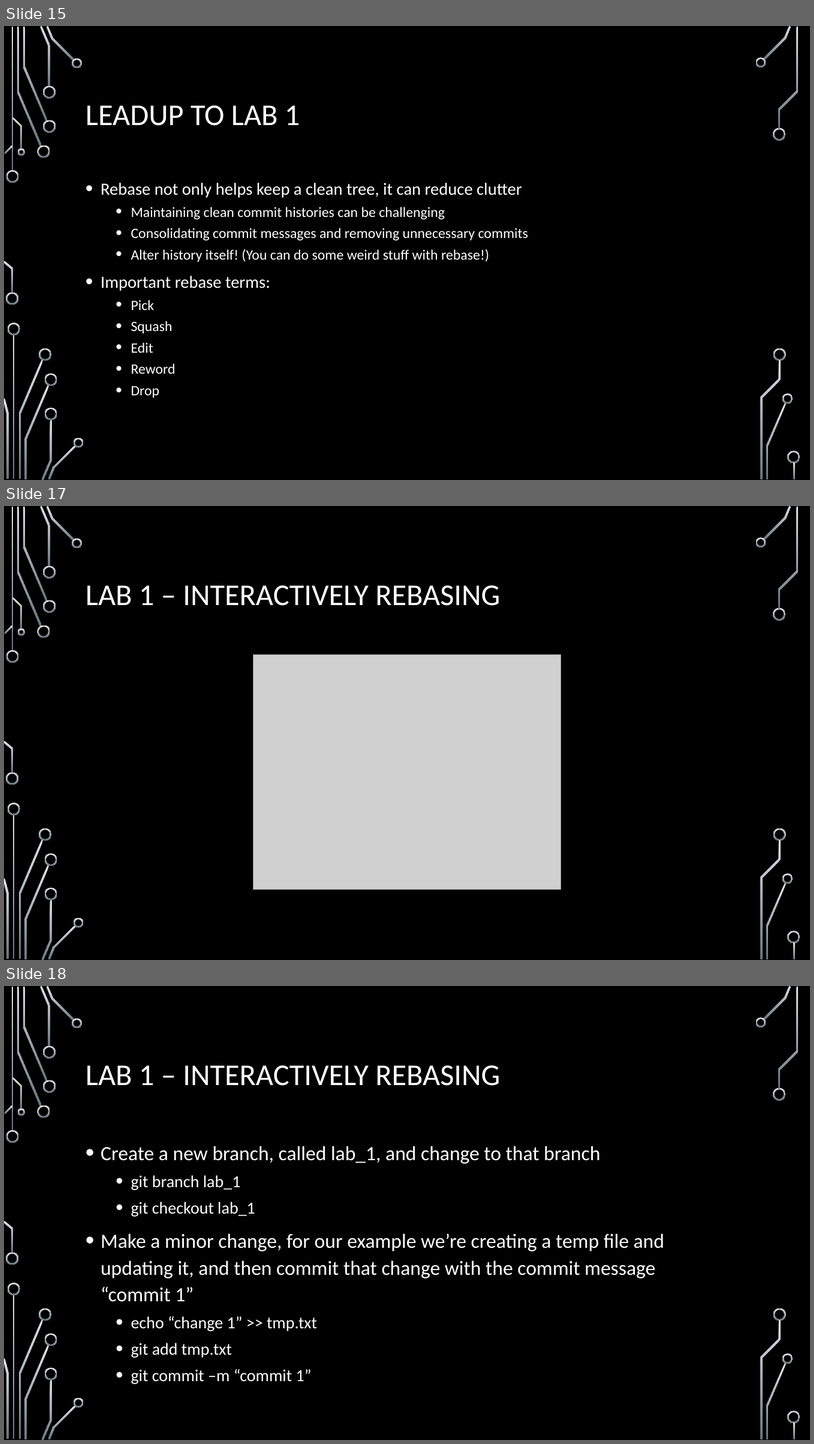
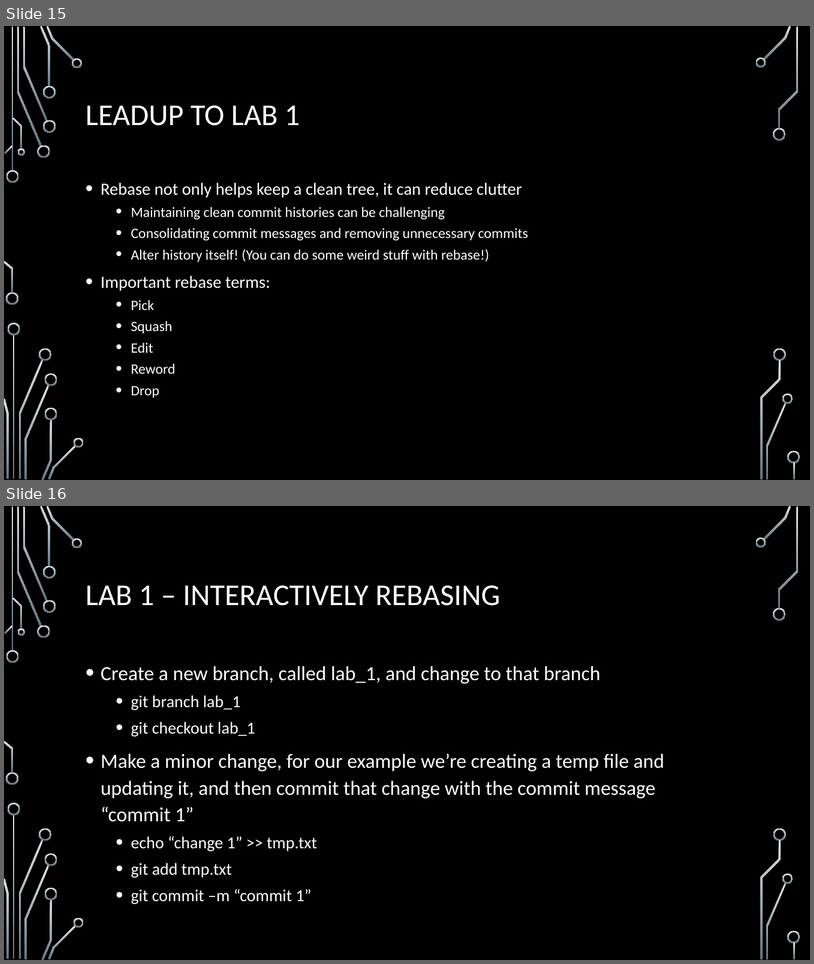
Before and after one commit to onideus/github-101-website, a slide deck: resources/Advanced github topics.pptx. Shown one above the other, each under a label of ours: slides 15, 17 and 18 before the commit, slides 15 and 16 after it; the slides between them are not shown. The pictures are 814x1444 and 814x964 pixels, drawn with LibreOffice and Linux fonts; fonts in the diff are those of the drawing; grey boxes stand for pictures; background and template pictures are left out. Boxes give left, top, right and bottom in pixels: in the first picture for what was removed or moved away, otherwise in the second. Text is boxed around its words. In the diff, an @@ line names an element or a change of style, - is before the commit and + after.

```diff
--- a/resources/Advanced github topics.pptx
+++ b/resources/Advanced github topics.pptx
@@ slide 17 removed at (x1=4, y1=506, x2=810, y2=960), background picture (left out); not listed: 36 template elements that a slide beside it also shows @@
@@ title removed at (x1=86, y1=585, x2=500, y2=606) @@
-LAB 1 – INTERACTIVELY REBASING
@@ picture removed at (x1=253, y1=655, x2=561, y2=889) @@
@@ what was slide 18 is now slide 16 @@
```
Also in this commit, not shown: 8 slides changed, 7 other slides removed, 1 other file.
